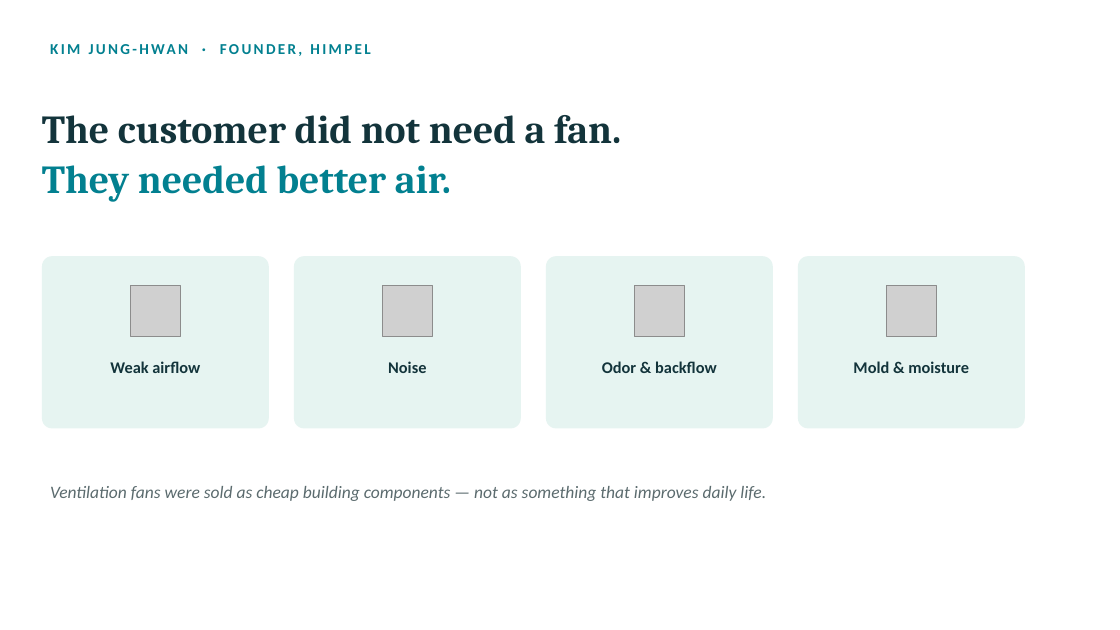
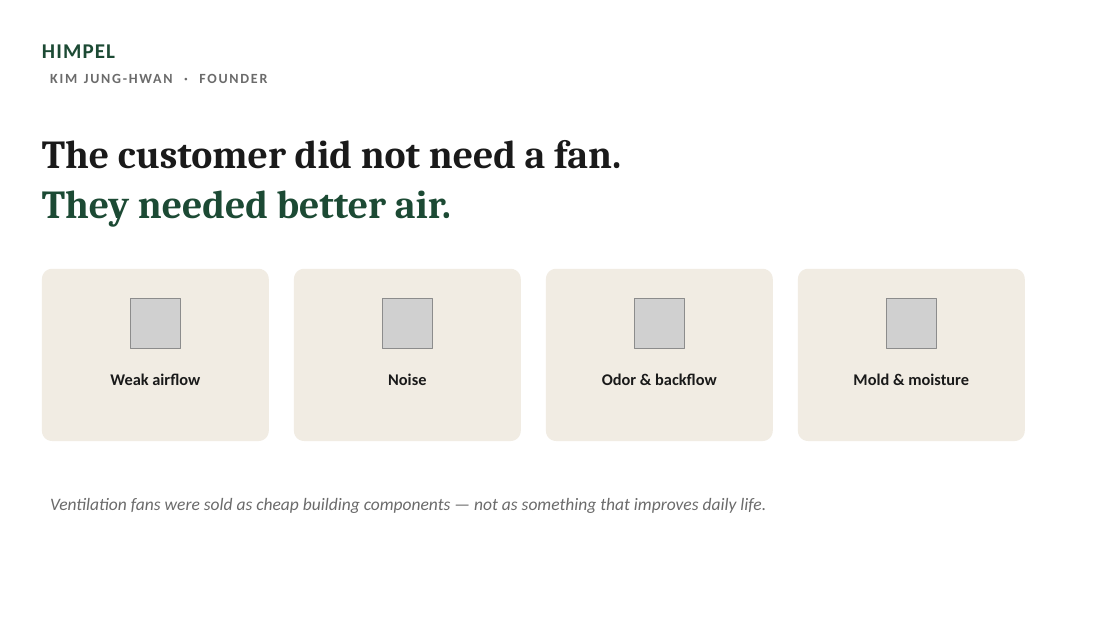
Before and after one commit to popo6737-ux/HRP_The-Start-up-Way-Problems-Worth-Solving, a slide deck: slide 1 of assignments/entrepreneur-presentation-himpel/HIMPEL_entrepreneur_presentation.pptx. Drawn at 1120x630 pixels with LibreOffice and Linux fonts; fonts in the diff are those of the drawing; grey boxes stand for pictures. Boxes give left, top, right and bottom in pixels: in the first picture for what was removed or moved away, otherwise in the second. Text is boxed around its words. In the diff, an @@ line names an element or a change of style, - is before the commit and + after.

```diff
--- a/assignments/entrepreneur-presentation-himpel/HIMPEL_entrepreneur_presentation.pptx
+++ b/assignments/entrepreneur-presentation-himpel/HIMPEL_entrepreneur_presentation.pptx
@@ text added at bbox=[42, 44, 115, 58], 18 pt, text #1C4A34, bold @@
+HIMPEL
@@ text at bbox=[42, 66, 546, 91]: text changed; size 13 to 12 pt; text colour #028090 to #6B6B6B @@
-KIM JUNG-HWAN · FOUNDER, HIMPEL
+KIM JUNG-HWAN · FOUNDER
@@ text "The customer did not need ...": place and size @@
-text "The customer did not need ..." at bbox=[42, 115, 621, 202]
+text "The customer did not need ..." at bbox=[42, 140, 621, 227]
@@ text "The customer did not need ..." at bbox=[42, 140, 621, 227]: text colour #13343B to #1A1A1A in "The customer did not need a fan."; text colour #028090 to #1C4A34 in "They needed better air." @@
@@ 4 rounded rectangles, 1 text: place and size @@
-4 rounded rectangles, 1 text at bbox=[42, 256, 1025, 501]
+4 rounded rectangles, 1 text at bbox=[42, 269, 1025, 513]
@@ fill #E6F4F1 to #F1ECE3 in 4 elements at bbox=[42, 269, 269, 441], bbox=[294, 269, 521, 441], bbox=[546, 269, 773, 441], bbox=[798, 269, 1025, 441] @@
@@ 4 pictures, 4 texts: place and size @@
-4 pictures, 4 texts at bbox=[110, 286, 969, 373]
+4 pictures, 4 texts at bbox=[110, 298, 969, 385]
@@ text colour #13343B to #1A1A1A in 4 elements at bbox=[110, 373, 200, 385], bbox=[388, 373, 426, 385], bbox=[602, 373, 717, 385], bbox=[853, 373, 969, 385] @@
@@ text "Ventilation fans were sold as ..." at bbox=[50, 498, 766, 513]: text colour #5B6B6E to #6B6B6B @@
```
Also in this commit, not shown: 2 other slides changed.
